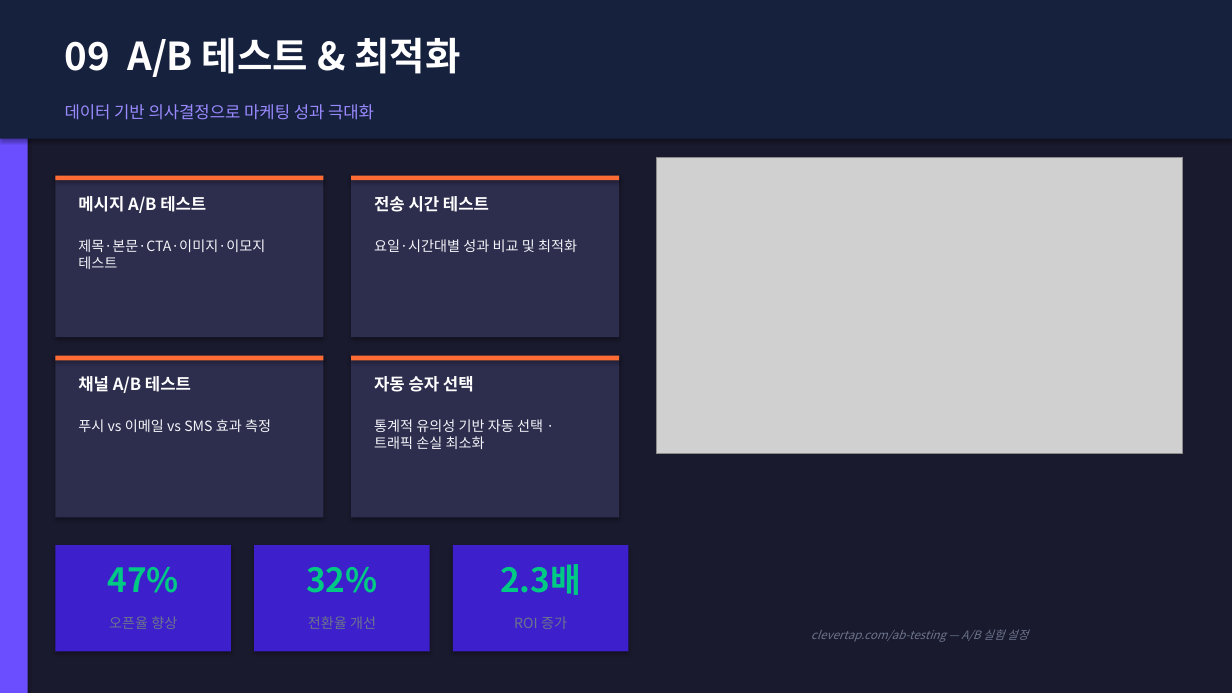
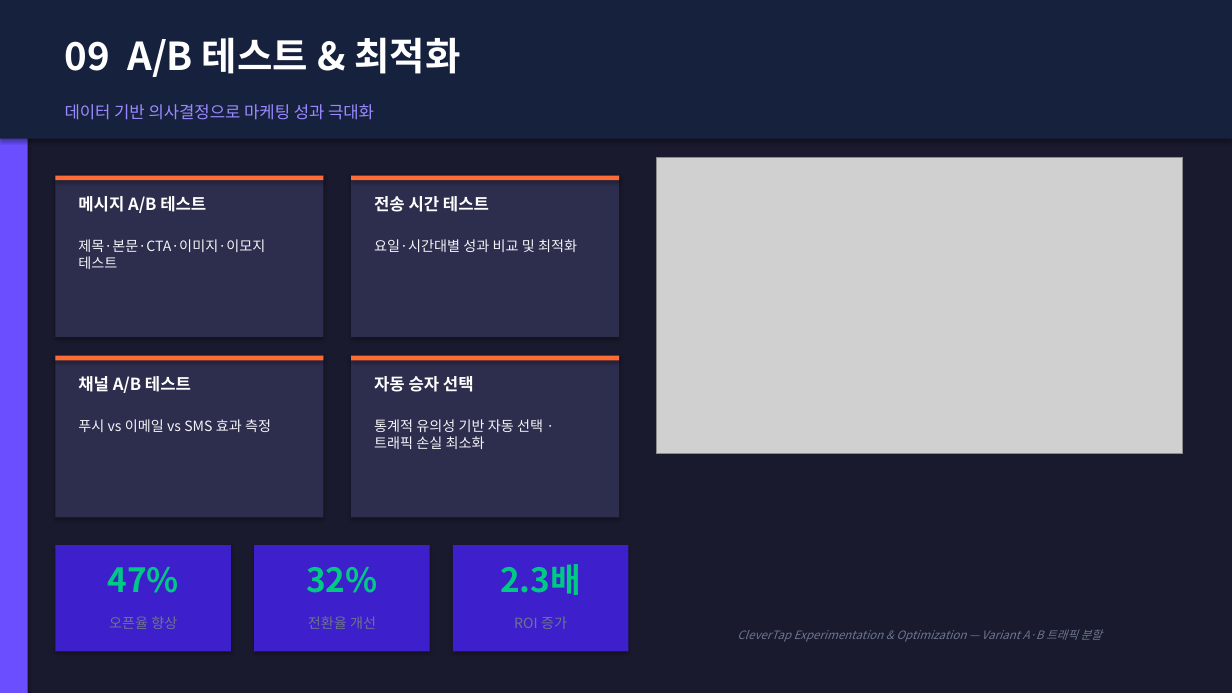
Before and after one commit to redskio/pepper, a slide deck: slide 11 of output/clevertap_proposal_kr_v5.pptx. Drawn at 1232x693 pixels with LibreOffice and Linux fonts; fonts in the diff are those of the drawing; grey boxes stand for pictures. Boxes give left, top, right and bottom in pixels: in the first picture for what was removed or moved away, otherwise in the second. Text is boxed around its words. In the diff, an @@ line names an element or a change of style, - is before the commit and + after.

```diff
--- a/output/clevertap_proposal_kr_v5.pptx
+++ b/output/clevertap_proposal_kr_v5.pptx
@@ text at box(737, 630, 1102, 642): text changed @@
-clevertap.com/ab-testing — A/B 실험 설정
+CleverTap Experimentation & Optimization — Variant A·B 트래픽 분할
```
Also in this commit, not shown: 9 other slides changed, 4 other files.
